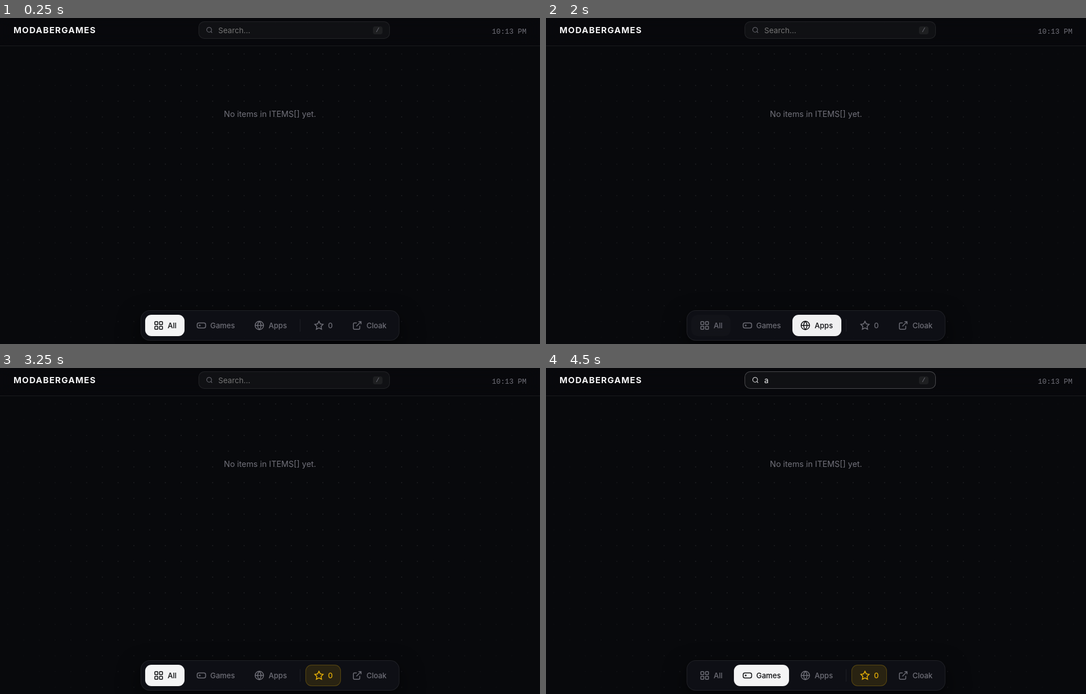
Above: before the commit, frames 1-4 (two rows, left to right).
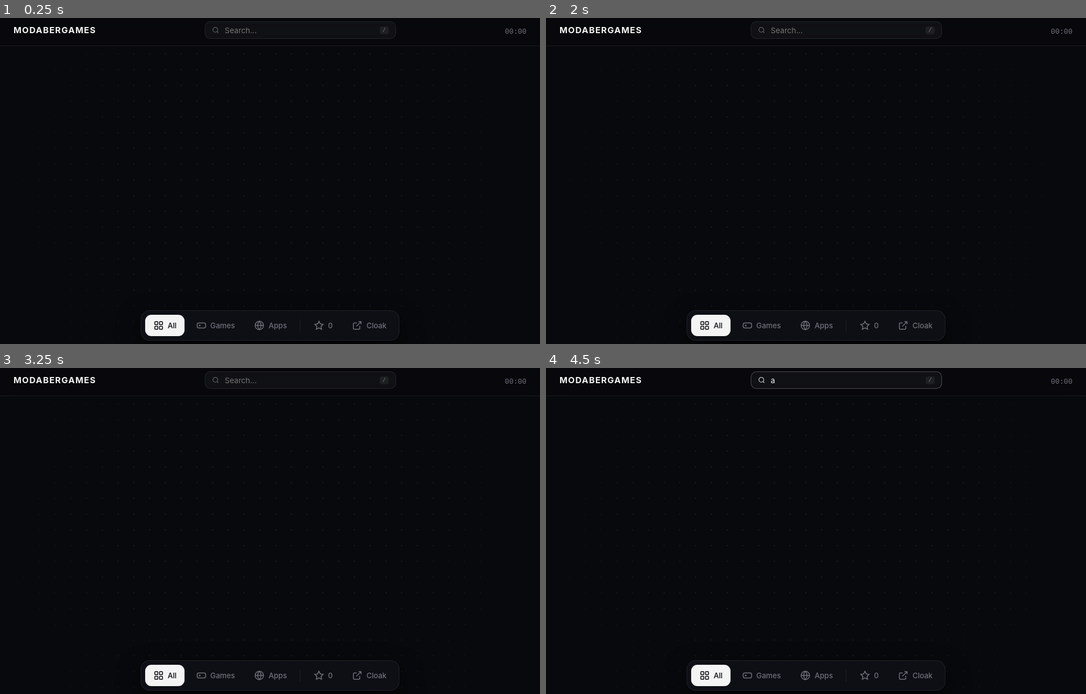
Above: after the commit, the same moments.

Repository: modaber8/allgame
Game: browser game, page index.html
Two runs of this game, one before a commit and one after it. Both use one fixed random seed, a clock stepped at 60 frames per second and the inputs below.
Inputs (mouse positions are in pixels of both pictures, inside the frame that each line leads up to; where the layout moved, square brackets give the same spot in the first picture):
- Up to frame 1 (0.25 s): no input
- Up to frame 2 (2 s): tap Space at 1.1, 1.6 s; click "Cloak" at 1.27 s; click "Apps" at 1.87 s
- Up to frame 3 (3.25 s): tap Space at 2.1, 2.6, 3.1 s; click "0" at 2.47 s; click "All" at 3.07 s
- Up to frame 4 (4.5 s): tap Space at 3.6, 4.1 s; click "Games" at 3.67 s; click (843, 381) [837, 381] at 4.27 s; type "a" at 4.27 s; tap Enter at 4.3 s

The runs differ from the first frame. In frame 1, 0.2% of the frame differs, in the area x 36-98%, y 1-31%; in frame 2, 1.3%; in frame 3, 0.6%; in frame 4, 1.7%, in the area x 26-98%, y 1-98%.
Error after the commit: SyntaxError: Unexpected token ']'

Commit message:
Update app.js

Diff:
--- a/app.js
+++ b/app.js
@@ -1,11 +1,20 @@
 // ==========================================
 // 1. YOUR GAME LIBRARY (Add new games here!)
 // ==========================================
-const GAMES = [
+
+];
+
+// ==========================================
+// 2. STATE & DOM ELEMENTS
+// ==========================================
+// ==========================================
+// ADD YOUR GAMES & SITES HERE
+// ==========================================
+const ITEMS = [
   {
     id: "snow",
     title: "snow rider",
-    category: "fast paced",
+    category: "games",
     emoji: "🎿",
     thumbnail: "", // Optional: put an image path like "images/2048.png"
     url: "https://www.onlinegames.io/snow-rider-multiplayer/" // Path to your embedded game folder or URL
@@ -13,7 +22,7 @@
   {
     id: "guns",
     title: "cool gun game",
-    category: "action",
+    category: "games",
     emoji: "⬡",
     thumbnail: "",
     url: "https://www.onlinegames.io/car-crash-test-abandoned-city/"
@@ -21,7 +30,7 @@
   {
     id: "I forgot ngl",
     title: "cars drift",
-    category: "driving",
+    category: "games",
     emoji: "🏎",
     thumbnail: "",
     url: "https://www.onlinegames.io/drift-king/"
@@ -29,7 +38,7 @@
   {
     id: "Slope 3d",
     title: "Slope 3d",
-    category: "fast paced",
+    category: "games",
     emoji: "⚽",
     thumbnail: "",
     url: "https://slopegameaz.io/"
@@ -42,15 +51,6 @@
     thumbnail: "",
     url: "4to.pics"
   }
-];
-
-// ==========================================
-// 2. STATE & DOM ELEMENTS
-// ==========================================
-// ==========================================
-// ADD YOUR GAMES & SITES HERE
-// ==========================================
-const ITEMS = [
   // Example:
   // {
   //   id: "2048",
